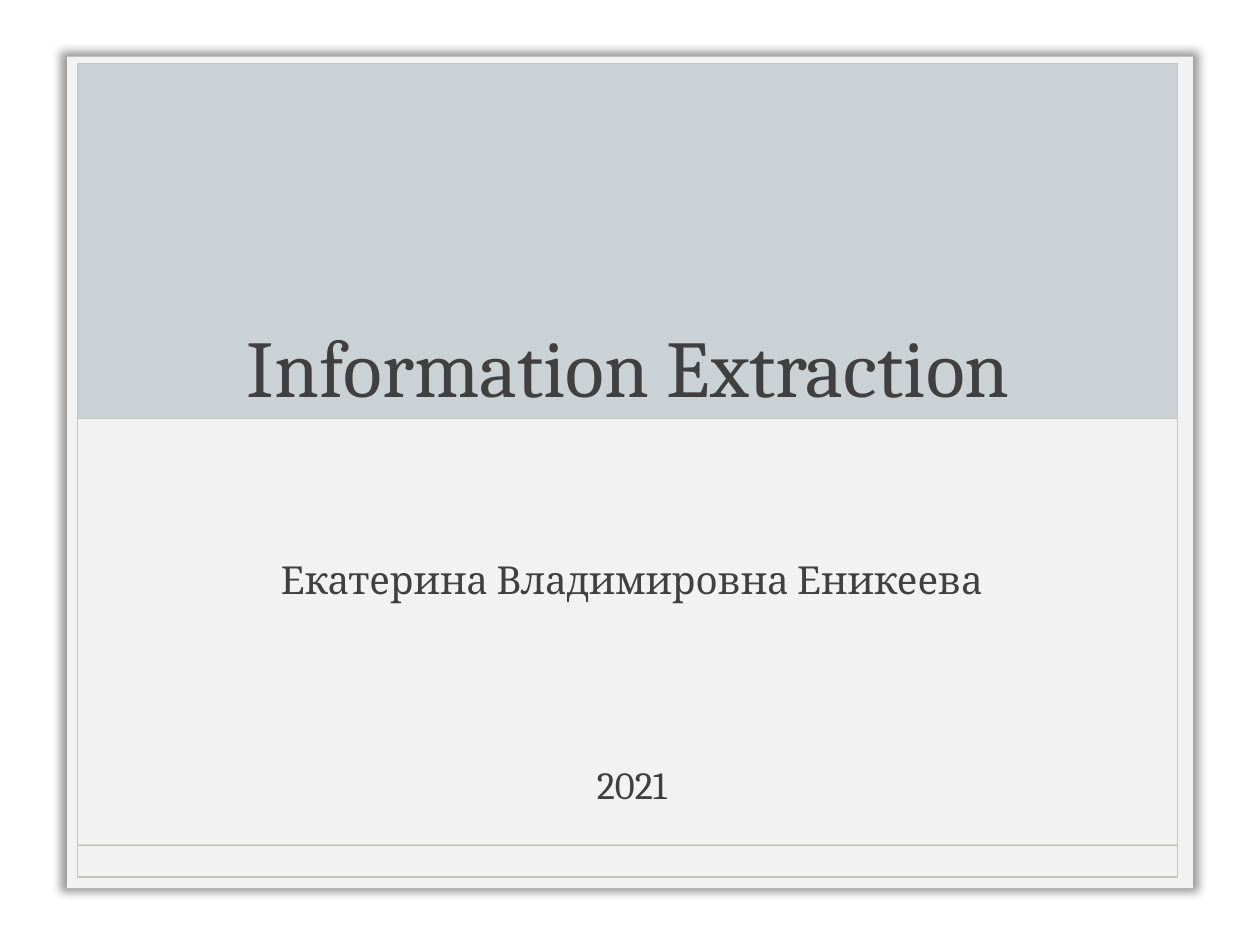
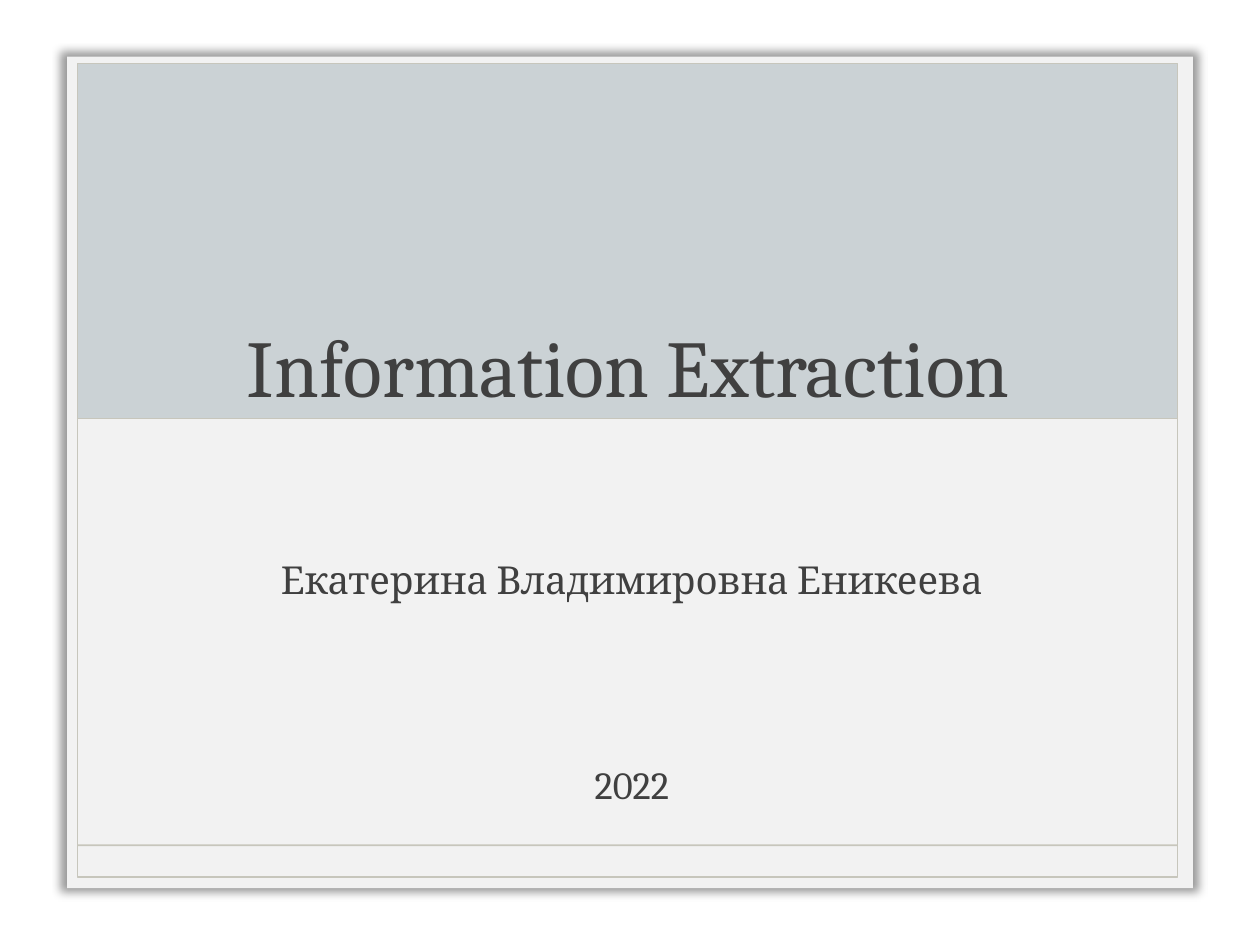
Before and after one commit to named-entity/hse-nlp, a slide deck: slide 1 of 4th_year/Slides/8_information-extraction.pptx. Drawn at 1260x945 pixels with LibreOffice and Linux fonts; fonts in the diff are those of the drawing; background and template pictures are left out. Boxes give left, top, right and bottom in pixels: in the first picture for what was removed or moved away, otherwise in the second. Text is boxed around its words. In the diff, an @@ line names an element or a change of style, - is before the commit and + after.

```diff
--- a/4th_year/Slides/8_information-extraction.pptx
+++ b/4th_year/Slides/8_information-extraction.pptx
@@ subtitle at [595, 773, 669, 800]: text changed @@
-2021
+2022
```
Also in this commit, not shown: 4 other slides changed, 2 other files.
